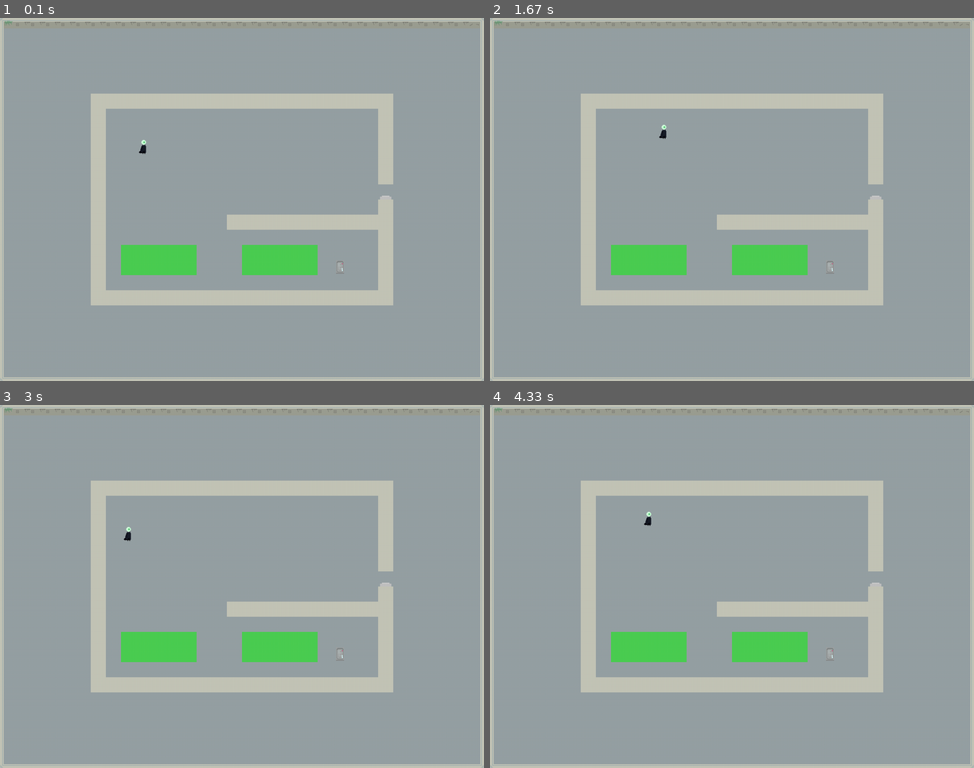
Above: before the commit, frames 1-4 (two rows, left to right).
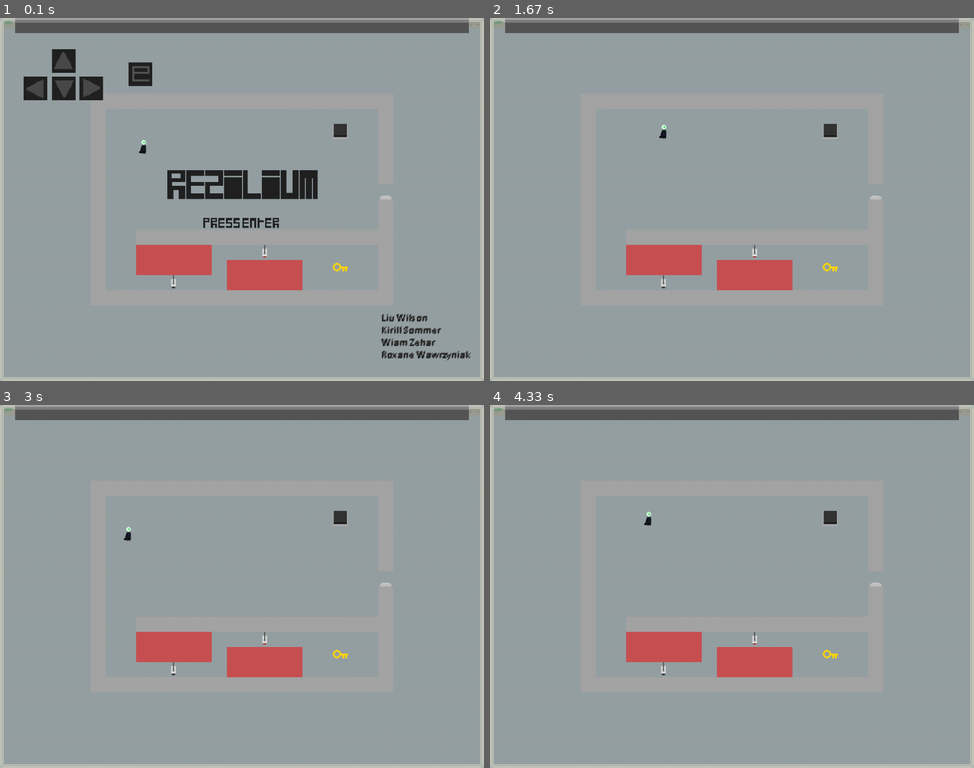
Above: after the commit, the same moments.

Repository: kikiloveyou-0/Rezilium
Game: pygame game, started from main.py
Two runs of this game, one before a commit and one after it. Both use one fixed random seed, a clock stepped at 60 frames per second and the inputs below.
Inputs:
- Up to frame 1 (0.1 s): no input
- Up to frame 2 (1.67 s): tap Enter at 0.33 s; hold Right 0.67-1.13 s; hold Up 1.17-1.47 s; hold Right from 1.5 s (still down)
- Up to frame 3 (3 s): release Right at 1.97 s; hold Left 2-2.53 s; hold Down 2.57-2.87 s; hold Left from 2.9 s (still down)
- Up to frame 4 (4.33 s): release Left at 3.3 s; hold Up 3.33-3.7 s; hold Right from 3.73 s (still down)

The runs differ from the first frame. In frame 1, 21% of the frame differs, in the area x 3-98%, y 0-95%; in frame 2, 17%; in frame 3, 17%; in frame 4, 17%.

Commit message:
Plaques de pressions, niveau 1, placements caméras

Diff:
--- a/level1.txt
+++ b/level1.txt
@@ -5,17 +5,17 @@
 w..............................w
 w.....wwwwwwwwwwwwwwwwwwww.....w
 w.....w..................w.....w
-w.....w..................w.....w
+w.....w...............l..w.....w
 w.....w..p...............w.....w
 w.....w..................w.....w
 w.....w..................w.....w
 w.....w..................d.....w
 w.....w..................w.....w
-w.....w........wwwwwwwwwww.....w
-w.....w...........2......w.....w
-w.....w.v.......v........w.....w
+w.....w..................w.....w
+w.....w..wwwwwwwwwwwwwwwww.....w
+w.....w..........2.......w.....w
 w.....w...............k..w.....w
-w.....w...8..............w.....w
+w.....w....8.............w.....w
 w.....wwwwwwwwwwwwwwwwwwww.....w
 w..............................w
 w..............................w
--- a/main.py
+++ b/main.py
@@ -14,7 +14,6 @@
         self.loadData()
         self.keyFound = False
 
-
     def loadData(self):
         gameFolder = path.dirname(__file__)
         self.mapData = []
@@ -23,18 +22,29 @@
                 self.mapData.append(line)
 
     def new(self):
-        #Initialise toutes les variables et commence une nouvelle instance du jeu
+        #Initialise toutes les variables et commence une nouvelle instance du jeu mais uniquement pour le menu
         self.allSprites = pygame.sprite.Group()
         self.walls = pygame.sprite.Group()
         self.keyGroup = pygame.sprite.Group()
+        self.cameras = pygame.sprite.Group()
+        self.views = pygame.sprite.Group()
         #enumerate = return la valeur de la liste ET son index.
         for row, tiles in enumerate(self.mapData):
             for colone, tile in enumerate(tiles):
                 if tile == 'w':
                     self.wall = Wall(self,colone, row)
 
-                if tile == 'c':
+                if tile == '8':
                     self.camera = Camera(self, colone, row, "up")
+                if tile == '2':
+                    self.camera = Camera(self, colone, row, "down")
+                if tile == '6':
+                    self.camera = Camera(self, colone, row, "right")
+                if tile == '4':
+                    self.camera = Camera(self, colone, row, "left")
+
+                if tile == 'l':
+                    self.plaque = Plaque(self,colone,row)
 
                 if tile == 'k':
                     self.key = Key(self,colone,row)
@@ -47,6 +57,77 @@
 
                 if tile == 'p':
                     self.player = Player(self, colone, row)
+
+        self.view1 = View(self, 9, 15)
+        self.view2 = View(self, 15, 16)
+
+        self.alive = True
+        self.gamestart = False
+        self.menu()
+
+    def respawnnew(self):
+        #Initialise toutes les variables et commence une nouvelle instance du jeu mais uniquement pour les respawns
+        self.allSprites = pygame.sprite.Group()
+        self.walls = pygame.sprite.Group()
+        self.keyGroup = pygame.sprite.Group()
+        self.cameras = pygame.sprite.Group()
+        self.views = pygame.sprite.Group()
+        #enumerate = return la valeur de la liste ET son index.
+        for row, tiles in enumerate(self.mapData):
+            for colone, tile in enumerate(tiles):
+                if tile == 'w':
+                    self.wall = Wall(self,colone, row)
+
+                if tile == '8':
+                    self.camera = Camera(self, colone, row, "up")
+                if tile == '2':
+                    self.camera = Camera(self, colone, row, "down")
+                if tile == '6':
+                    self.camera = Camera(self, colone, row, "right")
+                if tile == '4':
+                    self.camera = Camera(self, colone, row, "left")
+
+                if tile == 'l':
+                    self.plaque = Plaque(self,colone,row)
+
+                if tile == 'k':
+                    self.key = Key(self,colone,row)
+
+                if tile == 'v':
+                    self.view = View(self, colone, row)
+
+                if tile == 'd':
+                    self.door = Door(self, colone, row)
+
+                if tile == 'p':
+                    self.player = Player(self, colone, row)
+
+        self.view1 = View(self, 9, 15)
+        self.view2 = View(self, 15, 16)
+
+        self.activationCamera = True
+        self.alive = True
+        self.gamestart = True
+
+    def menu(self):
+        self.titre = Titre(self, 11, 10)
+        self.fleches = Fleches(self, 1, 0.5)
+        self.e = E(self, 8, 2.5)
+        self.noms = Noms(self, 25, 19)
+        self.pressEnter = PressEnter(self, 12.5, 12)
+
+    def menu_keys(self):
+        for event in pygame.event.get():
+            if event.type == pygame.QUIT:
+                self.quit()
+            if event.type == pygame.KEYDOWN:
+                if event.key == pygame.K_RETURN:
+                    print("test")
+                    self.gamestart = True
+                    game = Game()
+                    while True:
+                        game.respawnnew()
+                        game.run()
 
 
 
@@ -55,11 +136,22 @@
         #On raffraichit tant que le programme tourne
         while self.playing:
             self.dt = self.clock.tick(FPS) / 1000
-            self.mouvement()
             self.update()
             self.draw()
-            self.keySystem()
-            self.detection()
+
+            if self.gamestart == False:
+                self.menu_keys()
+            # test si le jeu à commencé (si le joueur a appuyé sur entrée sur le menu), si oui l'autorise à se déplacer
+            if self.gamestart == True:
+                self.mouvement()
+                self.keySystem()
+
+                if self.activationCamera == True:
+                    self.detection()
+
+                self.death()
+                self.plaqueDetection()
+                self.desactivateCameras()
 
 
     def quit(self):
@@ -106,21 +198,52 @@
             pygame.sprite.spritecollide(self.player, self.keyGroup, True)
 
     def detection(self):
-        if self.view.x <= self.player.x < self.view.x1 and self.view.y <= self.player.y < self.view.y1:
+        if self.view1.x <= self.player.x < self.view1.x1 and self.view1.y <= self.player.y < self.view1.y1:
             print("detecté")
-            self.view.image.fill(RED)
-            self.camera.image = pygame.image.load('Tiles/images/Tilemap_15.png').convert_alpha()
+            self.alive = False
+
+        if self.view2.x <= self.player.x < self.view2.x1 and self.view2.y <= self.player.y < self.view2.y1:
+            print("detecté")
+            self.alive = False
+
+    def plaqueDetection(self):
+        if self.plaque.x == self.player.x and self.plaque.y == self.player.y:
+            print("plaque pressé")
+            self.activationCamera = False
+            self.plaque.image = pygame.image.load('sprites\plaques\plaque_pressé.png').convert_alpha()
+
+
+    def desactivateCameras(self):
+        if self.activationCamera == False:
+            if self.camera.facing == "up":
+                IMAGE = pygame.image.load('sprites/camera/camera_non_detecté/camera_up.png').convert_alpha()
+            elif self.camera.facing == "down":
+                IMAGE = pygame.image.load('sprites/camera/camera_non_detecté/camera_down.png').convert_alpha()
+            elif self.camera.facing == "right":
+                IMAGE = pygame.image.load('sprites/camera/camera_non_detecté/camera_right.png').convert_alpha()
+            elif self.camera.facing == "left":
+                IMAGE = pygame.image.load('sprites/camera/camera_non_detecté/camera_left.png').convert_alpha()
+
+            self.view1.image.fill(GREEN)
+            self.view1.image.set_alpha(125)
+
+            self.view2.image.fill(GREEN)
+            self.view2.image.set_alpha(125)
+
+
+
+
         pass
 
-    def bouton_appuye(self):
-        if self.bouton1.x == self.player and self.bouton1.y == self.player.y:
-            for event in pygame.event.get():
-                if event.type == pygame.KEYDOWN:
-                    if event.key == pygame.K_e:
-                        print("appuye")
-                        self.bouton1.image = pygame.image.load('sprites\outon\outon_bas.png').convert_alpha()
-    pass
-
+
+
+    def death(self):
+        if self.alive == False:
+            print("vous êtes mort")
+            game = Game()
+            while True:
+                game.respawnnew()
+                game.run()
 
 game = Game()
 while True:
--- a/sprites.py
+++ b/sprites.py
@@ -7,14 +7,13 @@
         self.game = game
         self.groups = game.allSprites
         pygame.sprite.Sprite.__init__(self, self.groups)
-
-        self.image = pygame.image.load('Tiles/images/Player.png')
+        self.image = pygame.image.load('sprites/Player.png')
         self.rect = self.image.get_rect()
         self.x = x
         self.y = y
 
     def move(self, directionX=0, directionY=0):
-        if not self.collide(directionX, directionY):
+        if not self.collideWall(directionX, directionY) and not self.collideCamera(directionX, directionY):
             self.x += directionX
             self.y += directionY
 
@@ -22,12 +21,20 @@
         self.rect.x = self.x * TILESIZE
         self.rect.y = self.y * TILESIZE
 
-    def collide(self, directionX=0, directionY=0):
+    def collideWall(self, directionX=0, directionY=0):
         for wall in self.game.walls:
             if wall.x == self.x + directionX and wall.y == self.y + directionY:
                 return True
         return False
 
+    def collideCamera(self, directionX=0, directionY=0):
+        for camera in self.game.cameras:
+            if camera.x == self.x + directionX and camera.y == self.y + directionY:
+                return True
+        return False
+
+
+
 
 class Door(pygame.sprite.Sprite):
     def __init__(self,game, x, y):
@@ -48,7 +55,7 @@
         self.groups = game.allSprites, game.keyGroup
         self.game = game
         pygame.sprite.Sprite.__init__(self, self.groups)
-        self.image = pygame.image.load('Tiles/images/Key.png')
+        self.image = pygame.image.load('sprites/cle.png')
         self.rect = self.image.get_rect()
         self.x = x
         self.y = y
@@ -59,13 +66,20 @@
 
 class Camera(pygame.sprite.Sprite):
     def __init__(self, game, x, y, facing):
-        # le sprite de la caméra ne s'affiche pas car je n'arrive pas à créer et faire co-exister plusieurs sprites
-        self.groups = game.allSprites
+        self.groups = game.allSprites, game.cameras
         self.game = game
         pygame.sprite.Sprite.__init__(self, self.groups)
         self.facing = facing
         if self.facing == "up":
-            IMAGE = pygame.image.load('Tiles/images/Tilemap_15.png').convert_alpha()
+            IMAGE = pygame.image.load('sprites/camera/camera_detecté/camera_up.png').convert_alpha()
+        elif self.facing == "down":
+            IMAGE = pygame.image.load('sprites/camera/camera_detecté/camera_down.png').convert_alpha()
+        elif self.facing == "right":
+            IMAGE = pygame.image.load('sprites/camera/camera_detecté/camera_right.png').convert_alpha()
+        elif self.facing == "left":
+            IMAGE = pygame.image.load('sprites/camera/camera_detecté/camera_left.png').convert_alpha()
+
+
         self.image = IMAGE
         self.rect = self.image.get_rect()
         self.x = x
@@ -78,10 +92,10 @@
 class View(pygame.sprite.Sprite):
     def __init__(self, game, x, y):
         self.game = game
-        self.groups = game.allSprites
+        self.groups = game.allSprites, game.views
         pygame.sprite.Sprite.__init__(self, self.groups)
         self.image = pygame.Surface((TILESIZE*5, TILESIZE*2))
-        self.image.fill(GREEN)
+        self.image.fill(RED)
         self.image.set_alpha(125)
         self.rect = self.image.get_rect()
         self.x = x
@@ -99,7 +113,7 @@
         self.groups = game.allSprites, game.walls
         pygame.sprite.Sprite.__init__(self, self.groups)
         self.game = game
-        self.image = pygame.Surface((TILESIZE, TILESIZE))
+        self.image = pygame.image.load('sprites/wall.png')
         self.rect = self.image.get_rect()
         self.x = x
         self.y = y
@@ -107,31 +121,110 @@
         self.rect.y = y * TILESIZE
         if self.x == 0:
             if self.y == 0:
-                self.image = pygame.image.load('Tiles/images/Tilemap_04.png')
+                self.image = pygame.image.load('sprites/murs/mur_upleft.png')
             elif self.y > ((HEIGHT / TILESIZE)-2):
-                self.image = pygame.image.load('Tiles/images/Tilemap_05.png')
-            else:
-                self.image = pygame.image.load('Tiles/images/Tilemap_08.png')
+                self.image = pygame.image.load('sprites/murs/mur_downleft.png')
+            else:
+                self.image = pygame.image.load('sprites/murs/mur_left.png')
         elif self.y == 0:
             if self.x == 0:
-                self.image = pygame.image.load('Tiles/images/Tilemap_04.png')
+                self.image = pygame.image.load('sprites/murs/mur_upleft.png')
             elif self.x > ((WIDTH / TILESIZE)-2):
-                self.image = pygame.image.load('Tiles/images/Tilemap_03.png')
-            else:
-                self.image = pygame.image.load('Tiles/images/wall.png')
+                self.image = pygame.image.load('sprites/murs/mur_upright.png')
+            else:
+                self.image = pygame.image.load('sprites/murs/mur_up.png')
         elif self.x > ((WIDTH / TILESIZE)-2):
             if self.y == 0:
-                self.image = pygame.image.load('Tiles/images/Tilemap_04.png')
+                self.image = pygame.image.load('sprites/murs/mur_upleft.png')
             elif self.y > ((HEIGHT / TILESIZE)-2):
-                self.image = pygame.image.load('Tiles/images/Tilemap_07.png')
-            else:
-                self.image = pygame.image.load('Tiles/images/Tilemap_10.png')
+                self.image = pygame.image.load('sprites/murs/mur_downright.png')
+            else:
+                self.image = pygame.image.load('sprites/murs/mur_right.png')
         elif self.y > ((HEIGHT / TILESIZE)-2):
             if self.x == 0:
-                self.image = pygame.image.load('Tiles/images/Tilemap_05.png')
+                self.image = pygame.image.load('sprites/murs/mur_downleft.png')
             elif self.x > ((WIDTH / TILESIZE)-2):
-                self.image = pygame.image.load('Tiles/images/Tilemap_07.png')
-            else:
-                self.image = pygame.image.load('Tiles/images/Tilemap_09.png')
+                self.image = pygame.image.load('sprites/murs/mur_downright.png')
+            else:
+                self.image = pygame.image.load('sprites/murs/mur_down.png')
         else:
-            self.image.fill((195,197,183))
+            self.image.fill((165,165,165))
+
+class Titre(pygame.sprite.Sprite):
+    def __init__(self, game, x, y,):
+        self.groups = game.allSprites
+        pygame.sprite.Sprite.__init__(self, self.groups)
+        self.image = pygame.image.load('sprites\menue\zgegos.png').convert_alpha()
+        self.rect = self.image.get_rect()
+        self.x = x
+        self.y = y
+
+    def update(self):
+        self.rect.x = self.x * TILESIZE
+        self.rect.y = self.y * TILESIZE
+
+class Fleches(pygame.sprite.Sprite):
+    def __init__(self, game, x, y,):
+        self.groups = game.allSprites
+        pygame.sprite.Sprite.__init__(self, self.groups)
+        self.image = pygame.image.load('sprites\menue\zgegis.png').convert_alpha()
+        self.rect = self.image.get_rect()
+        self.x = x
+        self.y = y
+
+    def update(self):
+        self.rect.x = self.x * TILESIZE
+        self.rect.y = self.y * TILESIZE
+
+class E(pygame.sprite.Sprite):
+    def __init__(self, game, x, y,):
+        self.groups = game.allSprites
+        pygame.sprite.Sprite.__init__(self, self.groups)
+        self.image = pygame.image.load('sprites\menue\zgegas.png').convert_alpha()
+        self.rect = self.image.get_rect()
+        self.x = x
+        self.y = y
+
+    def update(self):
+        self.rect.x = self.x * TILESIZE
+        self.rect.y = self.y * TILESIZE
+
+class Noms(pygame.sprite.Sprite):
+    def __init__(self, game, x, y,):
+        self.groups = game.allSprites
+        pygame.sprite.Sprite.__init__(self, self.groups)
+        self.image = pygame.image.load('sprites\menue\zgegons.png').convert_alpha()
+        self.rect = self.image.get_rect()
+        self.x = x
+        self.y = y
+
+    def update(self):
+        self.rect.x = self.x * TILESIZE
+        self.rect.y = self.y * TILESIZE
+
+class PressEnter(pygame.sprite.Sprite):
+    def __init__(self, game, x, y,):
+        self.groups = game.allSprites
+        pygame.sprite.Sprite.__init__(self, self.groups)
+        self.image = pygame.image.load('sprites\menue\zgegus.png').convert_alpha()
+        self.rect = self.image.get_rect()
+        self.x = x
+        self.y = y
+
+    def update(self):
+        self.rect.x = self.x * TILESIZE
+        self.rect.y = self.y * TILESIZE
+
+class Plaque(pygame.sprite.Sprite):
+    def __init__(self, game, x, y):
+        self.groups = game.allSprites
+        self.game = game
+        pygame.sprite.Sprite.__init__(self, self.groups)
+        self.image = pygame.image.load('sprites\plaques\plaque_non_pressé.png').convert_alpha()
+        self.rect = self.image.get_rect()
+        self.x = x
+        self.y = y
+
+    def update(self):
+        self.rect.x = self.x * TILESIZE
+        self.rect.y = self.y * TILESIZE
Binary file added: sprites/Player.png
Binary file changed: sprites/camera/camera_detecté/camera_down.png
Binary file changed: sprites/camera/camera_detecté/camera_left.png
Binary file changed: sprites/camera/camera_detecté/camera_right.png
Binary file changed: sprites/camera/camera_detecté/camera_up.png
Binary file changed: sprites/camera/camera_non_detecté/camera_down.png
Binary file changed: sprites/camera/camera_non_detecté/camera_left.png
Binary file changed: sprites/camera/camera_non_detecté/camera_right.png
Binary file changed: sprites/camera/camera_non_detecté/camera_up.png
Binary file changed: sprites/murs/mur_down.png
Binary file changed: sprites/murs/mur_downleft.png
Binary file changed: sprites/murs/mur_downright.png
(and 8 more such lines)
